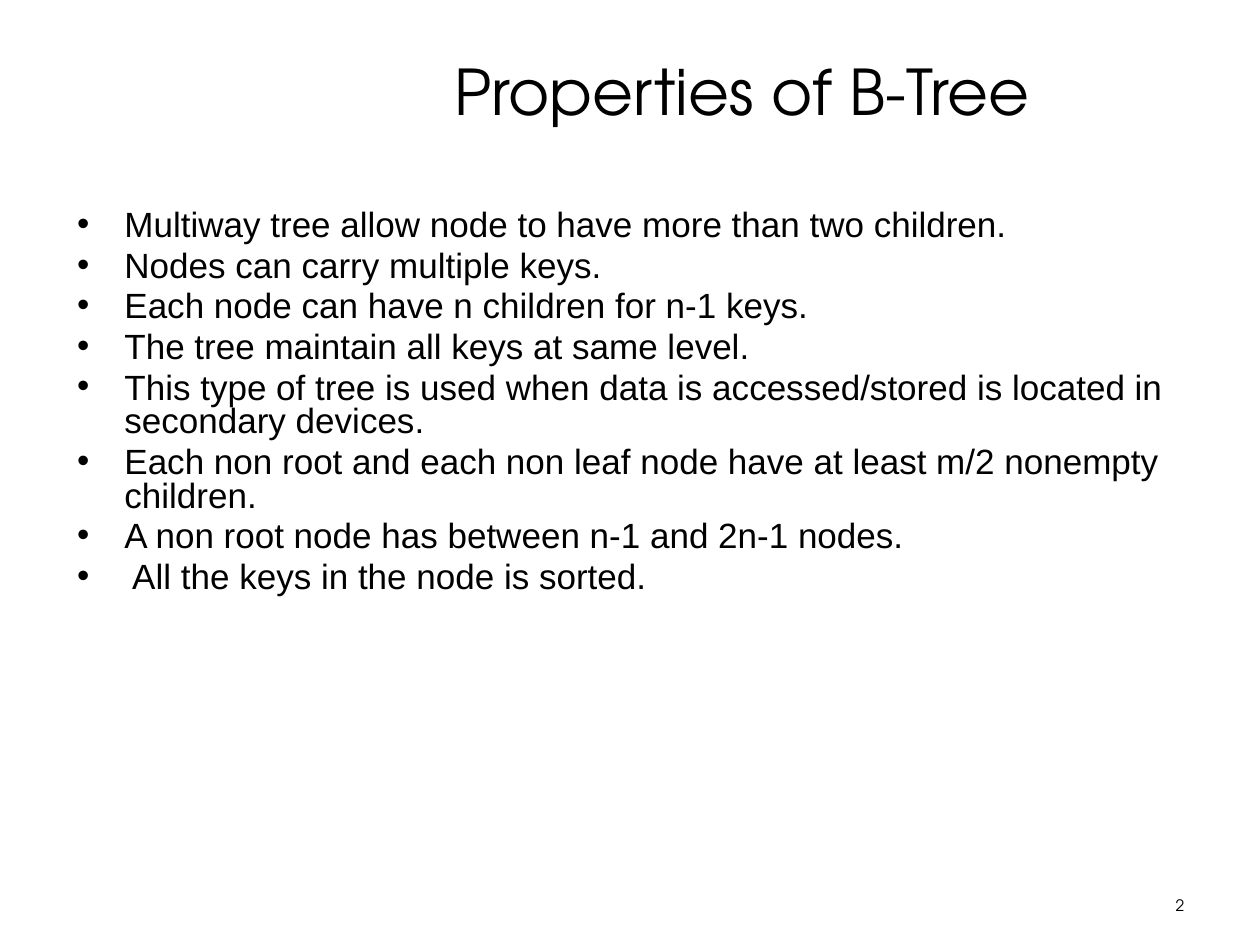
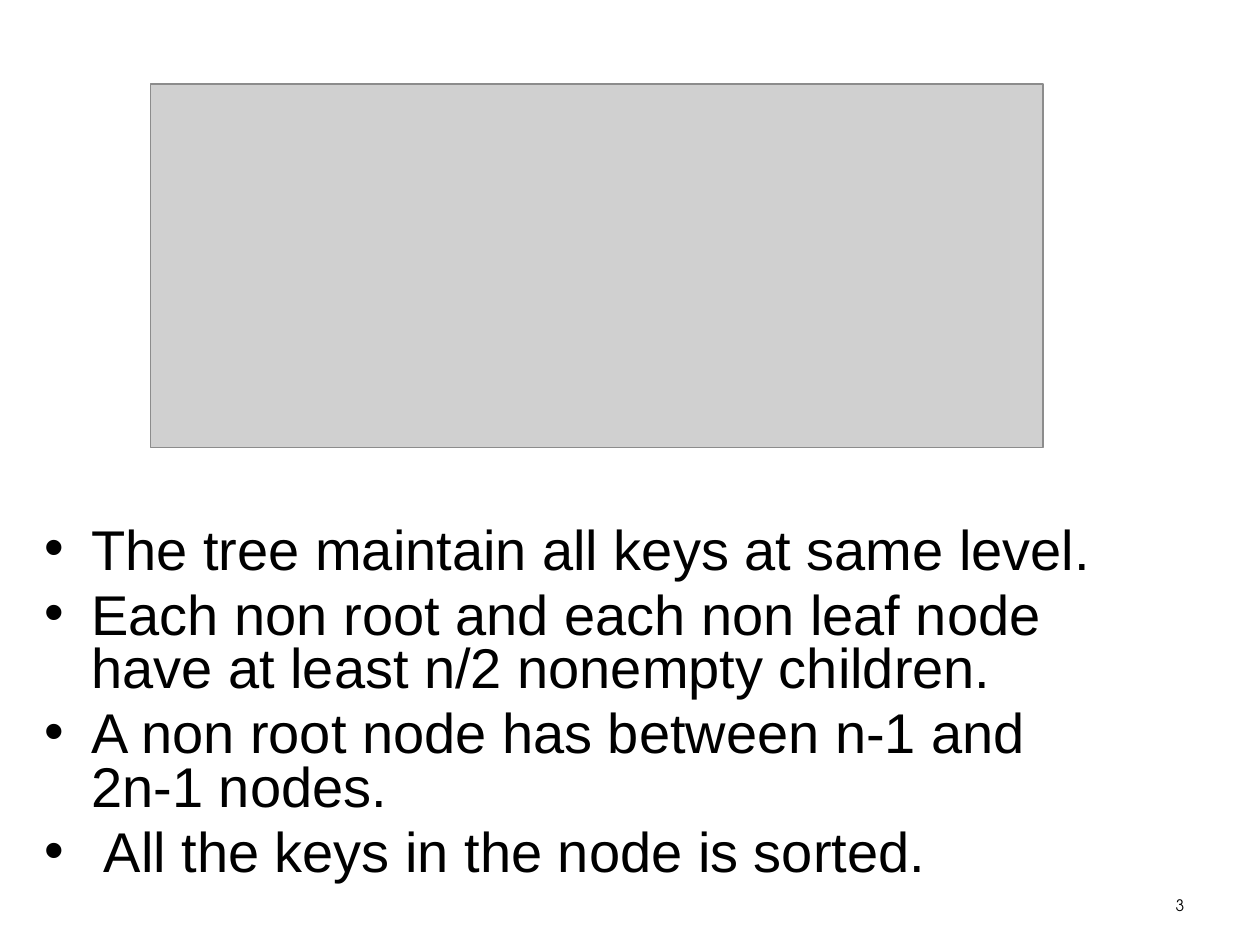
Before and after one commit to praash47/dsa, a slide deck: slide 3 of B_Tree.pptx (slide 2 before the commit). Drawn at 1260x945 pixels with LibreOffice and Linux fonts; fonts in the diff are those of the drawing; grey boxes stand for pictures; background and template pictures are left out. Boxes give left, top, right and bottom in pixels: in the first picture for what was removed or moved away, otherwise in the second. Text is boxed around its words. In the diff, an @@ line names an element or a change of style, - is before the commit and + after.

```diff
--- a/B_Tree.pptx
+++ b/B_Tree.pptx
@@ picture added at box(151, 84, 1043, 449) @@
@@ title removed at box(454, 68, 1030, 127) @@
-Properties of B-Tree
@@ text at box(124, 211, 1006, 325): paragraphs removed @@
-• Multiway tree allow node to have more than two children.
-• Nodes can carry multiple keys.
-• Each node can have n children for n-1 keys.
@@ text "The tree maintain all keys ...": place and size @@
-text "The tree maintain all keys ..." at box(124, 211, 1162, 596)
+text "The tree maintain all keys ..." at box(91, 529, 1090, 883)
@@ text at box(91, 529, 1090, 883): size 20 to 32 pt in "The tree maintain all keys at same ...", "A non root node has between n-1 ...", "All the keys in the node is ..."; more space between paragraphs @@
@@ text at box(91, 594, 1041, 699): text changed; size 20 to 32 pt @@
-• This type of tree is used when data is accessed/stored is located in secondary devices.
-• Each non root and each non leaf node have at least m/2 nonempty children.
+• Each non root and each non leaf node have at least n/2 nonempty children.
@@ page number at box(1176, 899, 1185, 911): text changed @@
-2
+3
```
Also in this commit, not shown: 3 other slides changed, 2 slides added, 1 other file.
